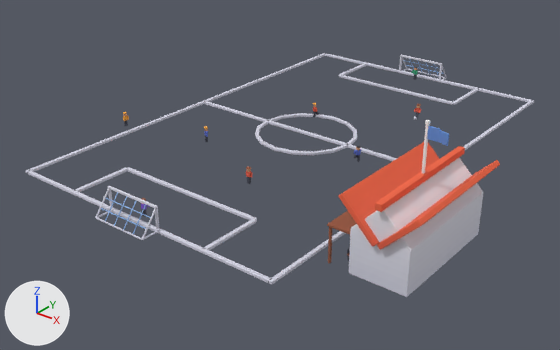
Renders of the glTF model public/assets/toycar/set-football-pitch.glb from each side of a commit.
One viewpoint serves both versions: a camera (50 mm lens) standing at (9.89, -13.33, 6.99) and looking at (0.34, -1.4, -0.41). Arrows for +X, +Y and +Z are at lower left; the lights stay in place. The picture after the commit comes second. Where no turn or scale is listed for an object, it has been applied to the vertices. Vertices at exactly the same position are counted once.

Objects in the first picture: 'pitch' and 1 more.
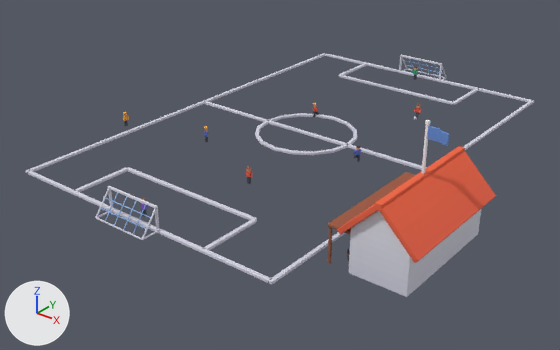
Location of each change, [x1, y1, x2, y2] in pixels of the pictures (560 x 350 px; the box of a moved part takes in the faces that stretch with it):
part 1 of me_pitch, moved or reshaped
    before: [349, 193, 483, 297]
    after: [349, 209, 481, 297]
part 2 of me_pitch, moved or reshaped
    before: [351, 158, 483, 251]
    after: [351, 211, 405, 249]
part 3 of me_pitch, moved or reshaped
    before: [377, 160, 500, 250]
    after: [380, 151, 496, 263]
part 4 of me_pitch, moved or reshaped
    before: [338, 142, 439, 247]
    after: [337, 204, 377, 234]
part 5 of me_pitch, moved or reshaped
    both: [375, 146, 465, 212]
part 6 of me_pitch, moved or reshaped
    before: [327, 211, 357, 235]
    after: [327, 172, 415, 235]

The change, as a diff of the scene's bpy script:
```diff
--- a/public/assets/toycar/set-football-pitch.glb.py
+++ b/public/assets/toycar/set-football-pitch.glb.py
@@ me_pitch @@
 me_pitch.from_pydata(...)  # 3324 vertices, 6092 faces; spans x -0.44..8.59, y -5.64..5.64, z -0.03..2.4
 # used by ob_pitch; location = (-3.25, 0.0, 0.03)
+# me_pitch part 1: the loose piece of 24 vertices spanning x 7.3..8.4, y -4.25..-1.75, z -0.03..0.82 is turned -180 degrees about the z axis through its middle
+# me_pitch part 2: the loose piece of 24 vertices spanning x 7.31..8.39, y -4.24..-1.75, z 0.28..1.36 is turned -180 degrees about the z axis through its middle
+# me_pitch part 3: the loose piece of 24 vertices spanning x 7.86..8.59, y -4.35..-1.65, z 0.7..1.43 is turned -180 degrees about the z axis through its middle
+# me_pitch part 4: the loose piece of 24 vertices spanning x 7.11..7.84, y -4.35..-1.65, z 0.7..1.43 is turned -180 degrees about the z axis through its middle
+# me_pitch part 5: the loose piece of 24 vertices spanning x 7.78..7.91, y -4.36..-1.64, z 1.36..1.49 is turned -180 degrees about the z axis through its middle
+# me_pitch part 6: the loose piece of 24 vertices spanning x 6.85..7.3, y -4.25..-1.75, z 0.69..0.74 is turned -180 degrees about the z axis through its middle
 me_pitch.materials.append(mat_colormap)
```
